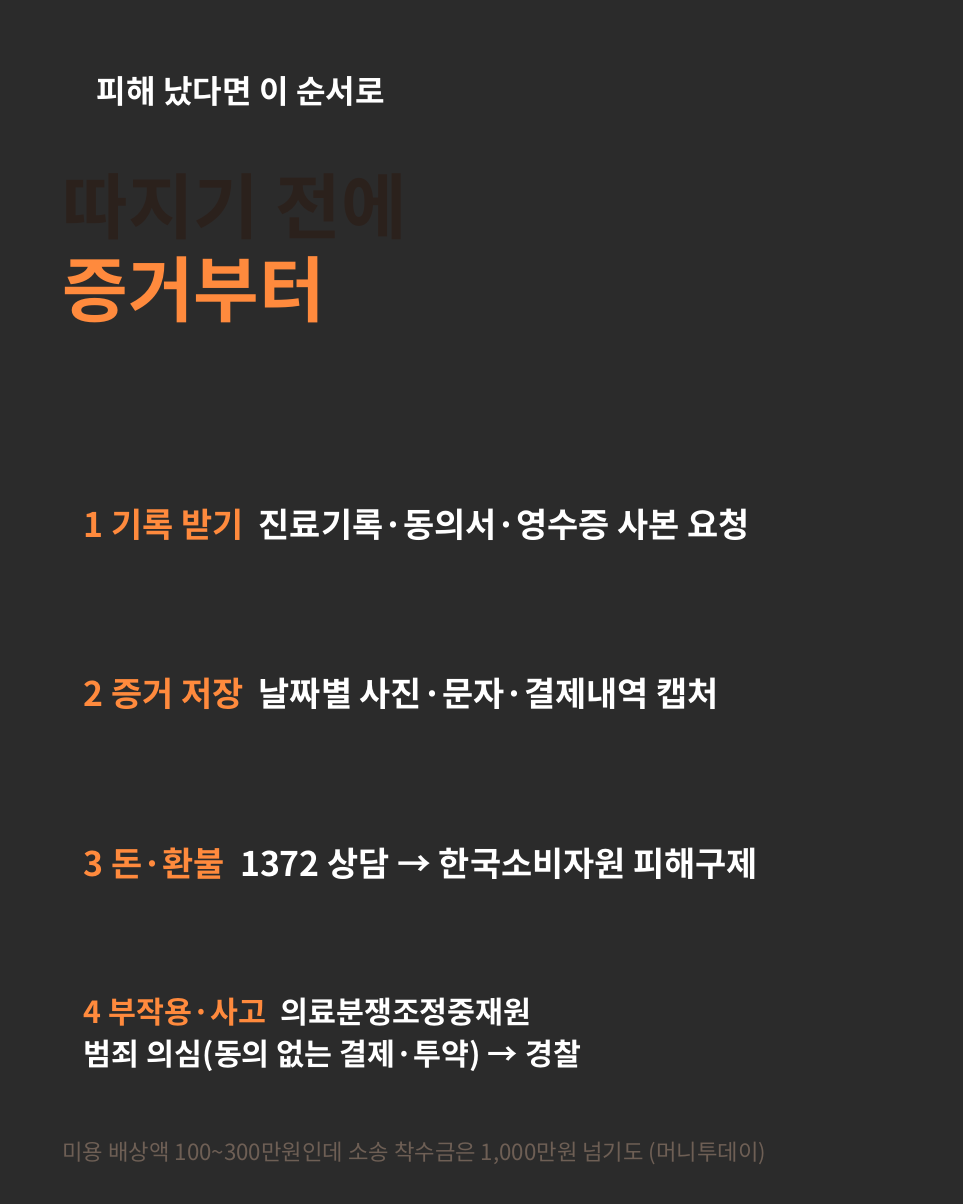
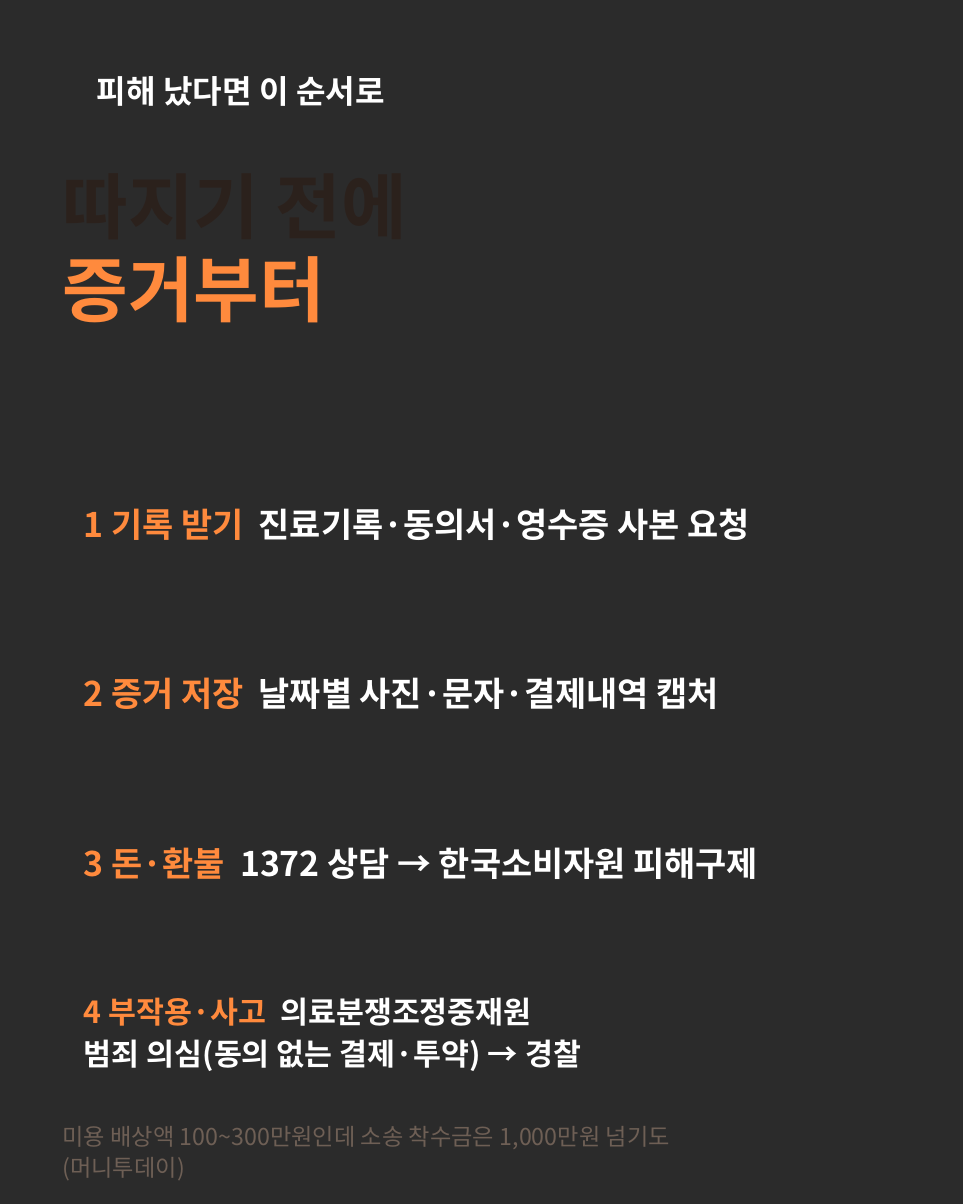
Before and after one commit to geben147-create/Insta, a slide deck: slide 5 of hermes-20261109/v3_card/V3_09_editable.pptx. Drawn at 963x1204 pixels with LibreOffice and Linux fonts; fonts in the diff are those of the drawing; background and template pictures are left out; a plain dark background stands for a picture behind light text. Boxes give left, top, right and bottom in pixels: in the first picture for what was removed or moved away, otherwise in the second. Text is boxed around its words. In the diff, an @@ line names an element or a change of style, - is before the commit and + after.

```diff
--- a/hermes-20261109/v3_card/V3_09_editable.pptx
+++ b/hermes-20261109/v3_card/V3_09_editable.pptx
@@ text "미용 배상액 100~300만원인데 소송 착수금은 ..." at [62, 1126, 670, 1180]: size 18.8 to 19.5 pt @@
```
Also in this commit, not shown: 5 other slides changed.
